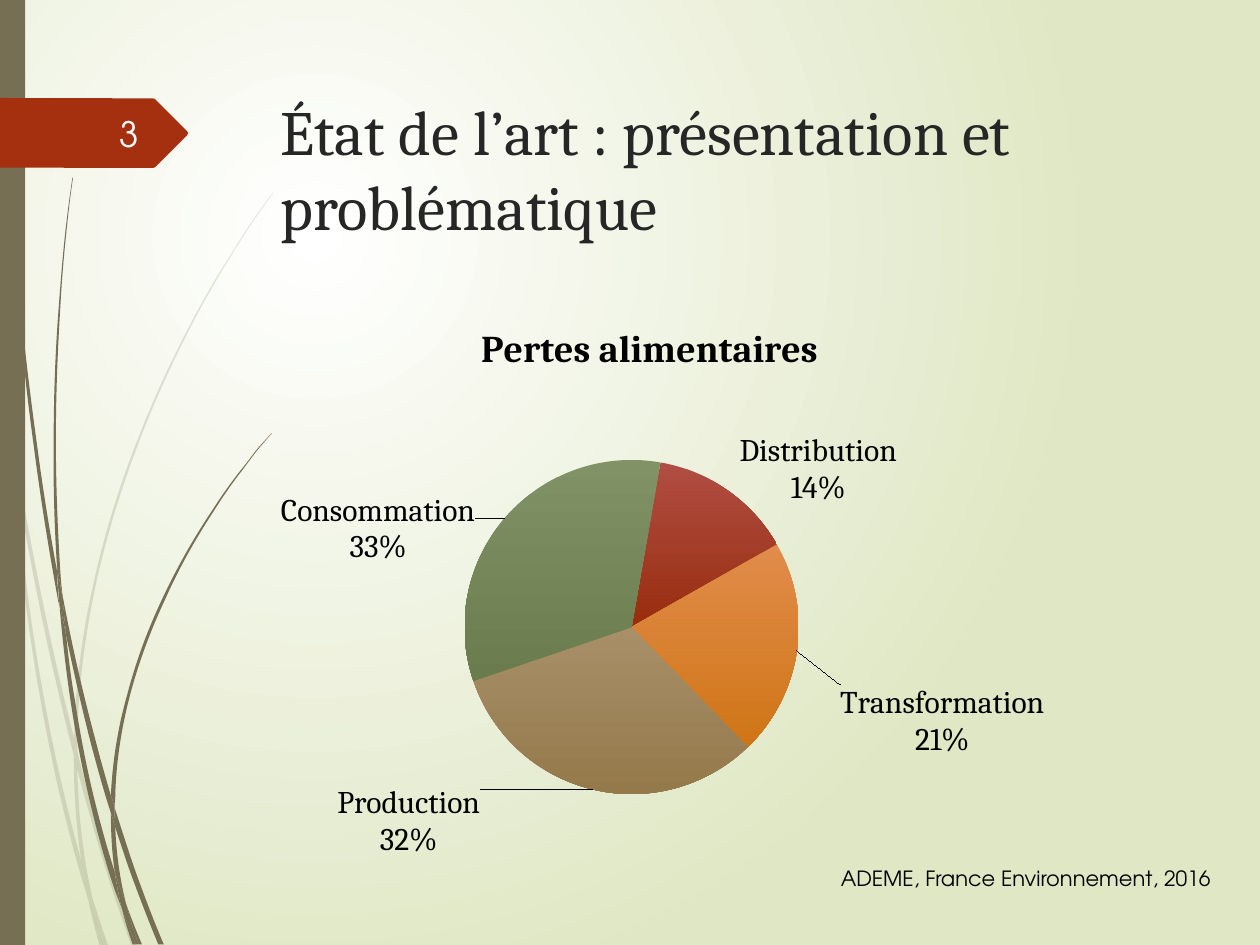
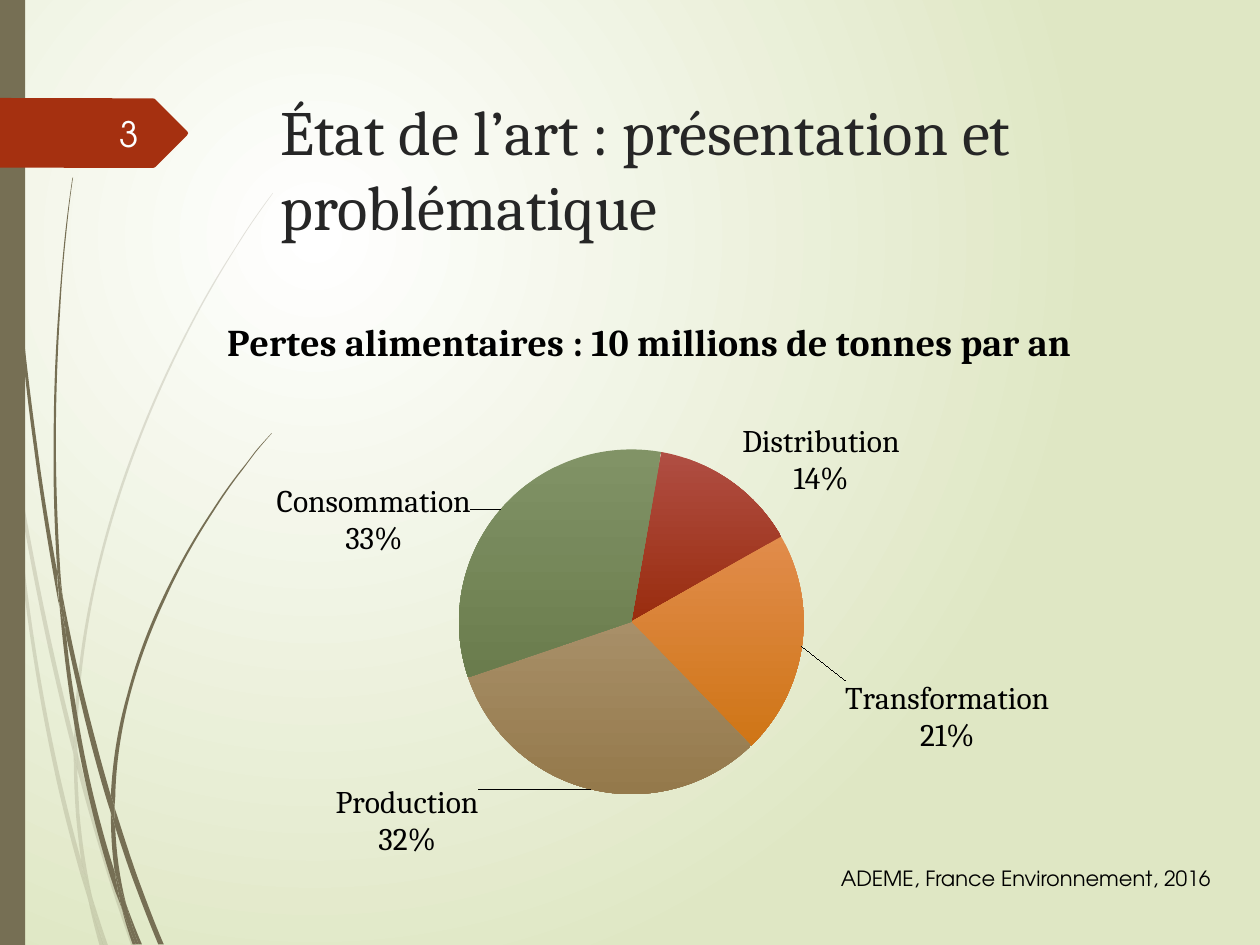
Before and after one commit to AurelieDemure/Opti-Fruits, a slide deck: slide 3 of Diapo.pptx. Drawn at 1260x945 pixels with LibreOffice and Linux fonts; fonts in the diff are those of the drawing. Boxes give left, top, right and bottom in pixels: in the first picture for what was removed or moved away, otherwise in the second. Text is boxed around its words. In the diff, an @@ line names an element or a change of style, - is before the commit and + after.

```diff
--- a/Diapo.pptx
+++ b/Diapo.pptx
@@ pie chart at box(94, 297, 1206, 888) @@
@@ title "Pertes alimentaires" to "Pertes alimentaires : 10 millions de tonnes par an" @@
-Pertes alimentaires: 14, 21, 32, 33
+Series 1: 14, 21, 32, 33
```
